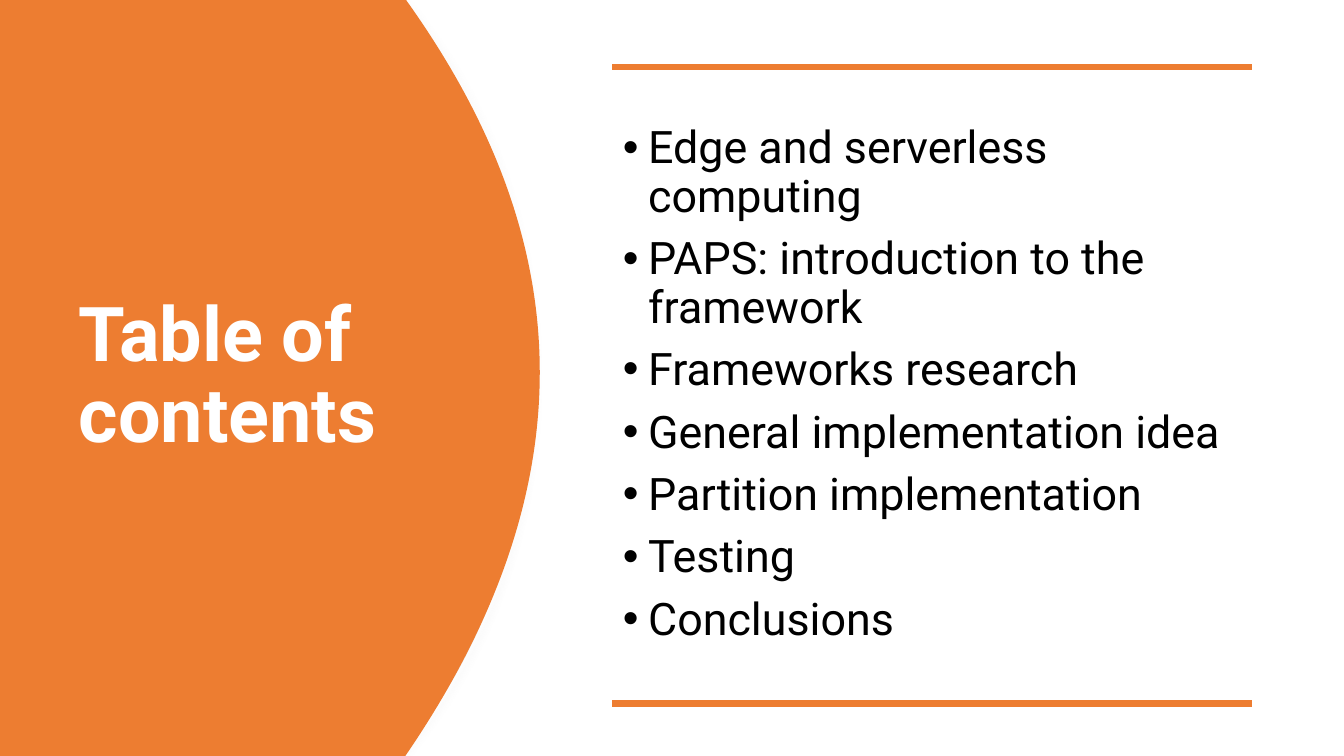
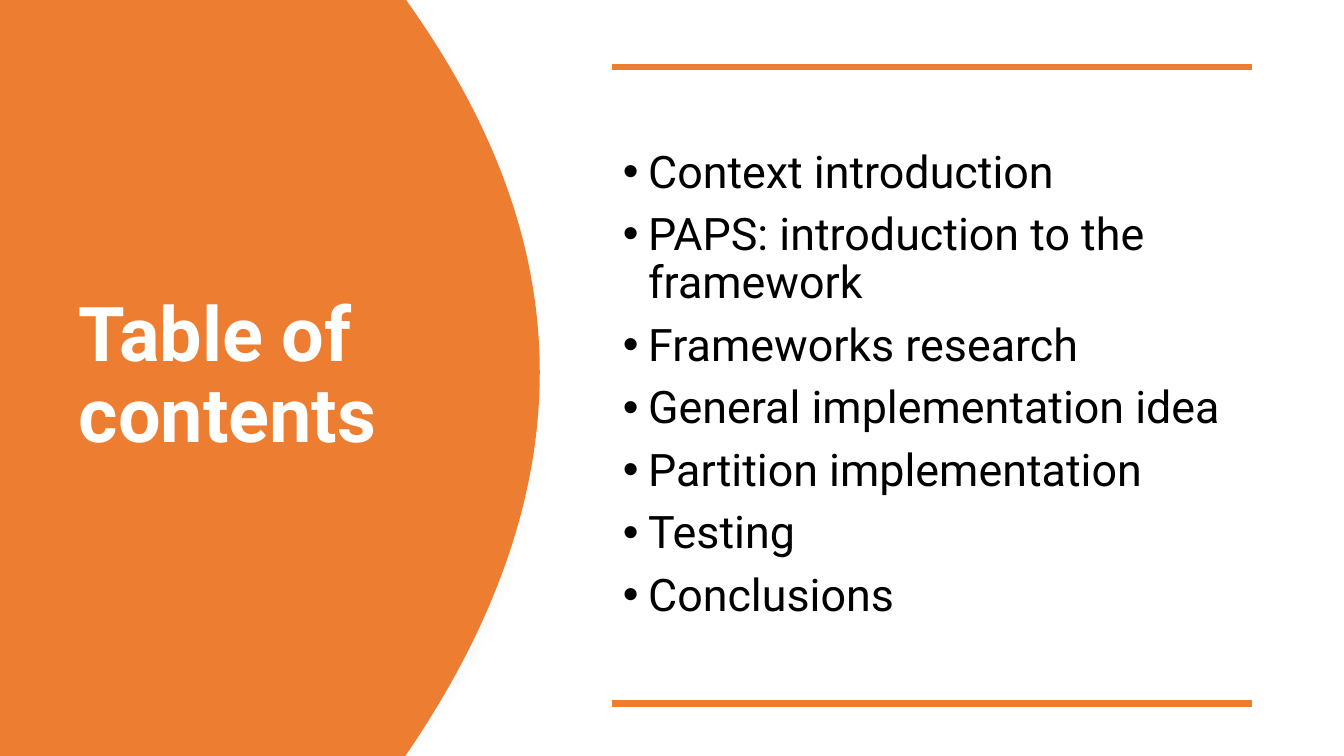
Before and after one commit to OscarPindaro/partition, a slide deck: slide 2 of PAPS.pptx. Drawn at 1344x756 pixels with LibreOffice and Linux fonts; fonts in the diff are those of the drawing. Boxes give left, top, right and bottom in pixels: in the first picture for what was removed or moved away, otherwise in the second. Text is boxed around its words. In the diff, an @@ line names an element or a change of style, - is before the commit and + after.

```diff
--- a/PAPS.pptx
+++ b/PAPS.pptx
@@ text at bbox=[648, 154, 1054, 189]: text changed @@
-• Edge and serverless computing
+• Context introduction
```
Also in this commit, not shown: 5 other slides changed, 1 slide added, 1 other file.
